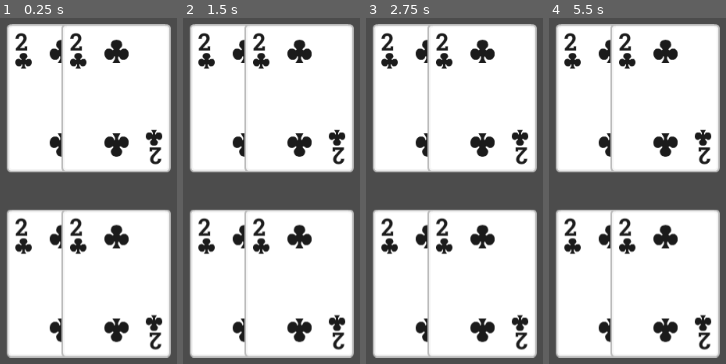
Above: before the commit, frames 1-4 (left to right).
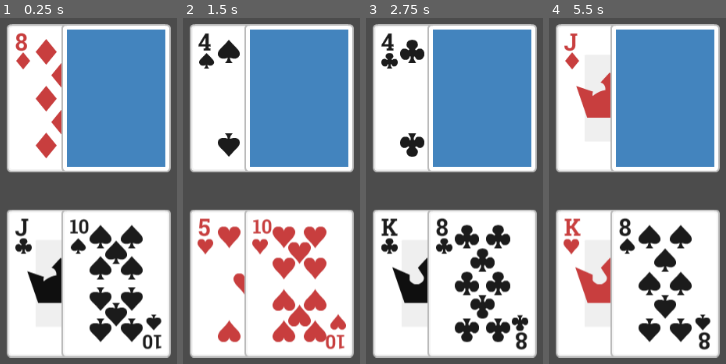
Above: after the commit, the same moments.

Repository: Jonathan-Talvacchio/blackjack
Game: Godot game, scene res://blackjack/Blackjack.tscn
The game is run twice, just before and just after one commit, with the same random seed, the same clock (stepped at 60 frames per second) and the same inputs. The project has no main scene, so this scene is started directly.
Inputs:
- Up to frame 1 (0.25 s): no input
- Up to frame 2 (1.5 s): tap Enter at 0.5, 0.6, 1.35 s; hold Up 0.53-1.28 s; tap Space at 1.25 s
- Up to frame 3 (2.75 s): tap Enter at 2, 2.3 s; hold Up from 2.03 s (still down); tap B at 2.1 s
- Up to frame 4 (5.5 s): tap Space at 2.75, 4.25 s; tap C at 2.85 s; tap Enter at 3.05, 3.5, 3.6, 4.35, 5.3 s; release Up at 3.53 s; tap B at 5.1 s

The runs differ from the first frame. In frame 1, 35% of the frame differs, in the area x 8-94%, y 3-96%; in frame 2, 34%; in frame 3, 32%; in frame 4, 34%.

Commit message:
blackjack init

Diff:
--- a/blackjack/Blackjack.gd
+++ b/blackjack/Blackjack.gd
@@ -13,12 +13,19 @@
 
 func _input(event: InputEvent) -> void:
 	if event.pressed and event.scancode == KEY_ENTER:
-		var selected_card = CardData._random_card()
-		if selected_card != null:
-			var text = "%s of %s" % [selected_card["name"],selected_card["suit"]]
-			print(text)
+		_reset_game()
 
 
 func _new_game():
 	emit_signal("new_game")
+
+
+func _end_game():
+	emit_signal("end_game")
 	pass
+
+
+func _reset_game():
+	CardData._reset_deck()
+	_new_game()
+	pass
--- a/card/Card.gd
+++ b/card/Card.gd
@@ -3,7 +3,7 @@
 export var face_up: bool = false
 
 var face_sprite_path = "res://card/sprites/front/"
-var sprite_path = "res://card/sprites/back/B1.png"
+var sprite_path = preload("res://card/sprites/back/B1.png")
 var selected_card = {}
 
 
@@ -13,8 +13,17 @@
 
 
 func _process(delta: float) -> void:
-#	if not face_up:
-#		$Sprite.texture = load(sprite_path)
-#	else:
-#		$Card/Sprite.texture = load(sprite_path + selected_card["sprites"]["front"] + ".png")
 	pass
+
+
+func _set_card(card):
+	selected_card = card
+	if not face_up:
+		$Sprite.texture = sprite_path
+	else:
+		$Sprite.texture = load(face_sprite_path + selected_card["sprites"]["front"] + ".png")
+
+
+func _set_face_up(is_face_up: bool):
+	face_up = is_face_up
+	_set_card(selected_card)
--- a/global/CardData.gd
+++ b/global/CardData.gd
@@ -27,7 +27,8 @@
 	var deck = json_data.values()
 	for card in deck:
 		full_deck.append(card)
-	inactive_deck = full_deck
+		inactive_deck.append(card)
+#	inactive_deck = full_deck
 	file.close()
 
 
@@ -44,6 +45,9 @@
 		print("No inactive card.")
 
 
+# Reset both inactave and active deck
 func _reset_deck():
-	inactive_deck = full_deck
+	inactive_deck = []
+	for card in full_deck:
+		inactive_deck.append(card)
 	active_deck = []
--- a/hand/Hand.gd
+++ b/hand/Hand.gd
@@ -9,15 +9,18 @@
 # Called when the node enters the scene tree for the first time.
 func _ready() -> void:
 	cards = get_children()
-	_new_deal()
+#	_new_deal()
 
 func _new_deal():
+	for card in cards:
+		card.face_up = false
 	for i in starting_cards:
 		cards[i].visible = true
 	for i in starting_flipped:
 		cards[i].face_up = true
-		# i.face_up = true
+
 
 func _on_Blackjack_new_game() -> void:
-	print("worked")
-	pass # Replace with function body.
+	_new_deal()
+	for card in cards:
+		card._set_card(CardData._random_card())
Not shown: 1 places in blackjack/Blackjack.tscn that only renumber resources
